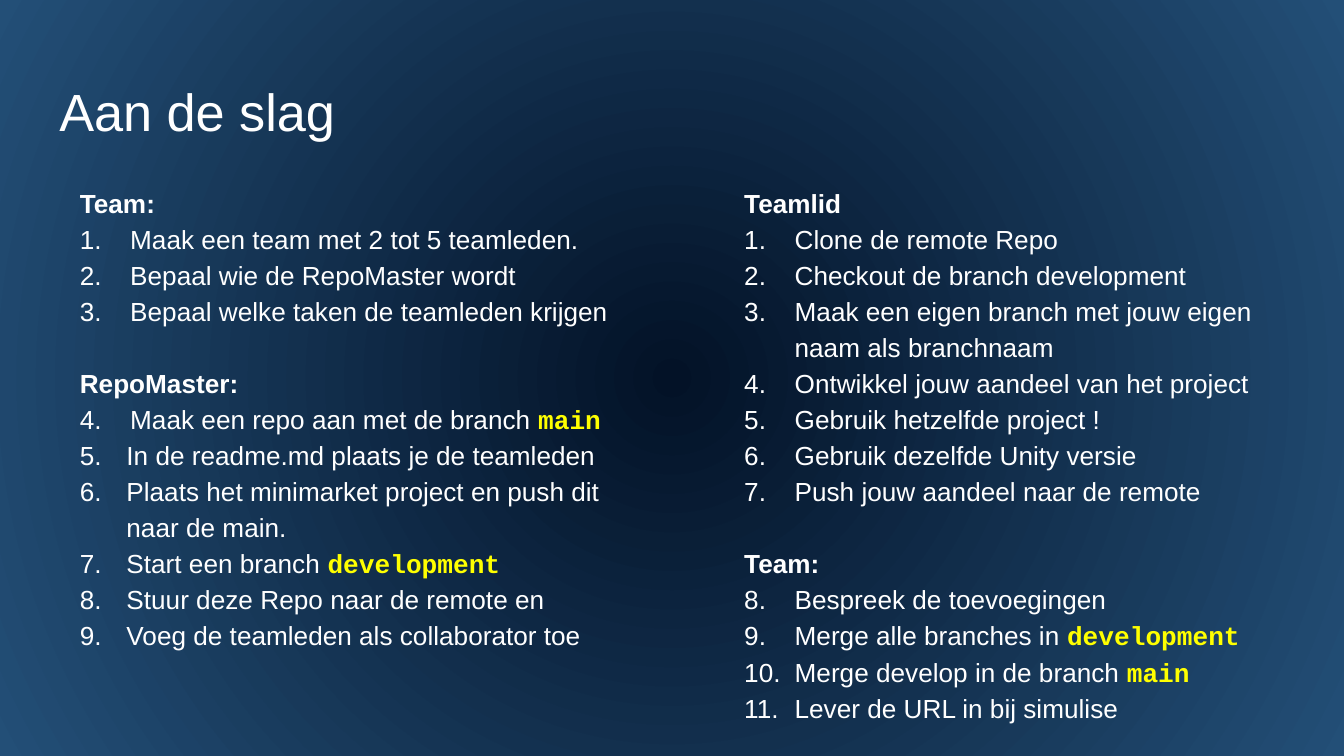
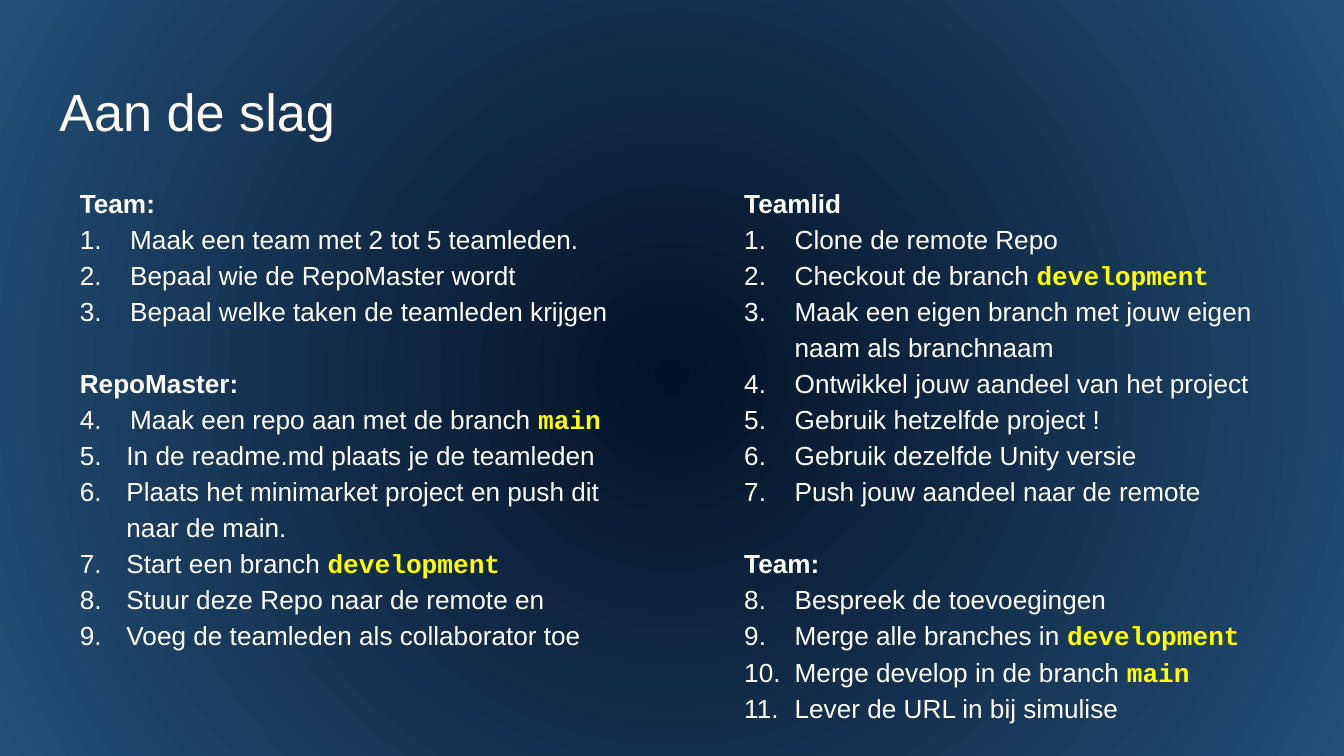
Before and after one commit to djsjollema/lessen-gamedevelopment, a slide deck: slide 18 of M2/Skill/4-Workflow/PowerPoint/4 workflow.pptx. Drawn at 1344x756 pixels with LibreOffice and Linux fonts; fonts in the diff are those of the drawing. Boxes give left, top, right and bottom in pixels: in the first picture for what was removed or moved away, otherwise in the second. Text is boxed around its words. In the diff, an @@ line names an element or a change of style, - is before the commit and + after.

```diff
--- a/M2/Skill/4-Workflow/PowerPoint/4 workflow.pptx
+++ b/M2/Skill/4-Workflow/PowerPoint/4 workflow.pptx
@@ text at (x1=795, y1=266, x2=1210, y2=291): font Arial to Courier New, text colour #FFFFFF to #FFFF00, bold on in "development" @@
```
Also in this commit, not shown: 1 other file.
